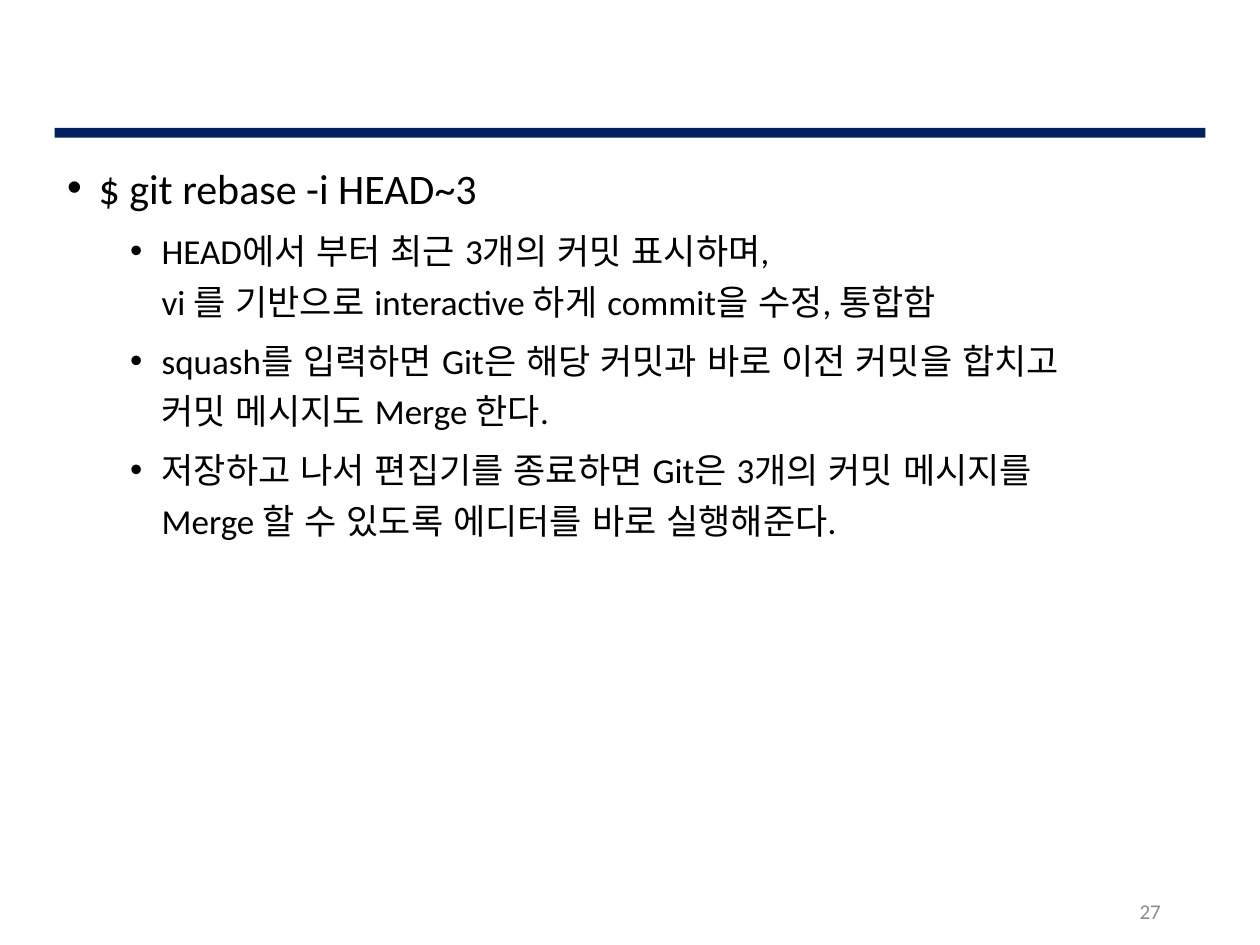
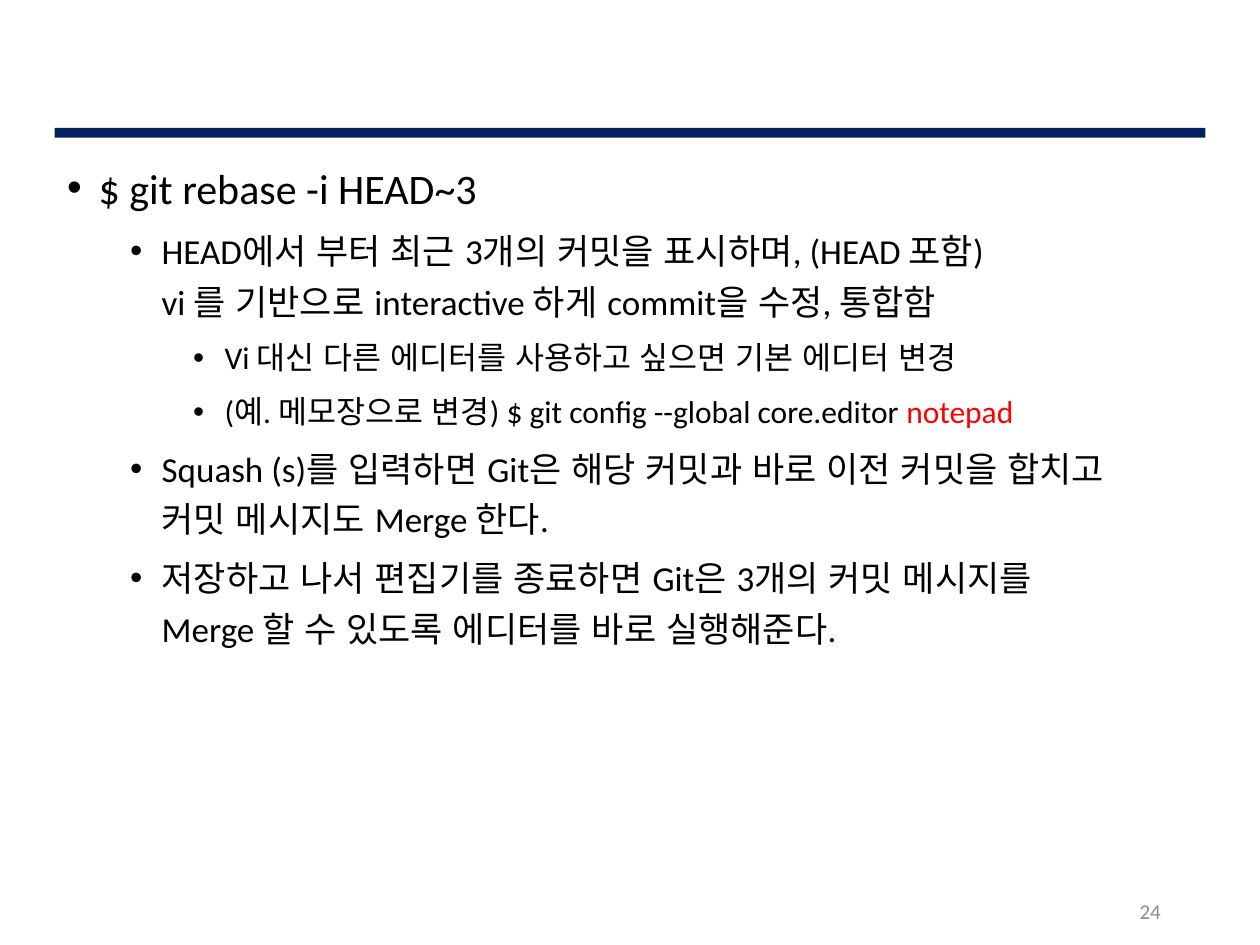
Before and after one commit to JBNU-JEduTools/osscourse, a slide deck: slide 24 of Slides 2020/7. Git 중급 2.pptx (slide 27 before the commit). Drawn at 1260x945 pixels with LibreOffice and Linux fonts; fonts in the diff are those of the drawing; background and template pictures are left out. Boxes give left, top, right and bottom in pixels: in the first picture for what was removed or moved away, otherwise in the second. Text is boxed around its words. In the diff, an @@ line names an element or a change of style, - is before the commit and + after.

Commit message:
수정 파일들, docs 폴더 생성

```diff
--- a/Slides 2020/7. Git 중급 2.pptx
+++ b/Slides 2020/7. Git 중급 2.pptx
@@ text at [162, 234, 1104, 538]: text changed @@
-  • HEAD에서 부터 최근 3개의 커밋 표시하며,
-    vi 를 기반으로 interactive 하게 commit을 수정, 통합함
-  • squash를 입력하면 Git은 해당 커밋과 바로 이전 커밋을 합치고
-    커밋 메시지도 Merge 한다.
+  • HEAD에서 부터 최근 3개의 커밋을 표시하며, (HEAD 포함)
+    vi 를 기반으로 interactive 하게 commit을 수정, 통합함
+    • Vi 대신 다른 에디터를 사용하고 싶으면 기본 에디터 변경
+    • (예. 메모장으로 변경) $ git config --global core.editor notepad
+  • Squash (s)를 입력하면 Git은 해당 커밋과 바로 이전 커밋을 합치고
+    커밋 메시지도 Merge 한다.
@@ page number at [1140, 905, 1161, 919]: text changed @@
-27
+24
```
Also in this commit, not shown: 6 other slides changed, 4 slides removed, 10 other files.
